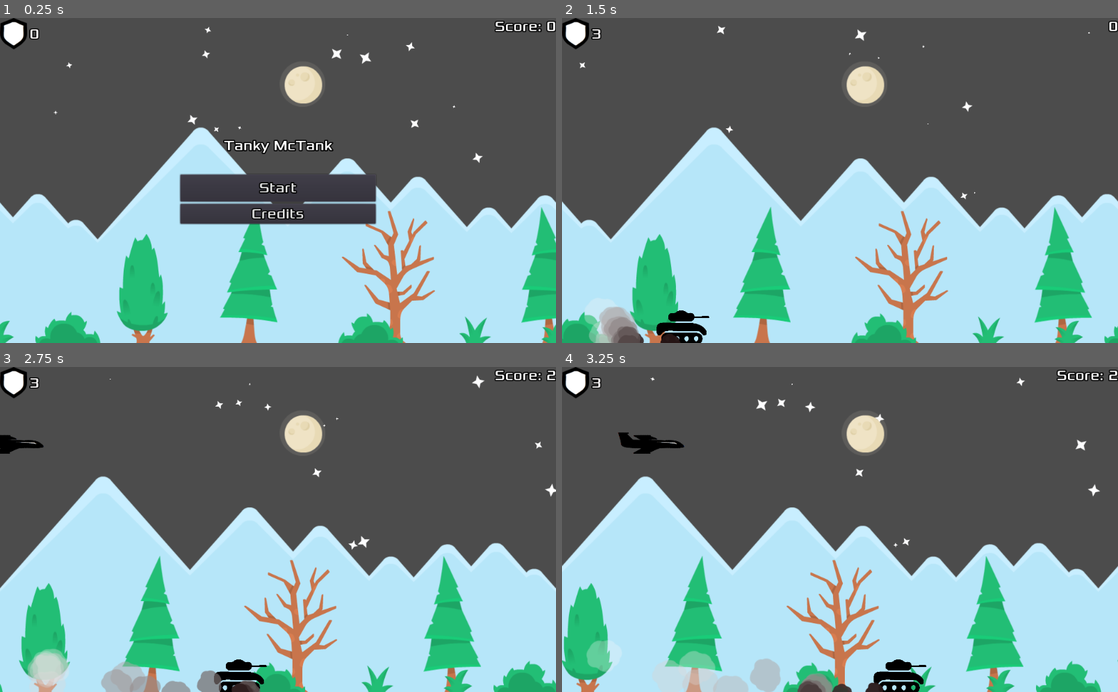
Above: before the commit, frames 1-4 (two rows, left to right).
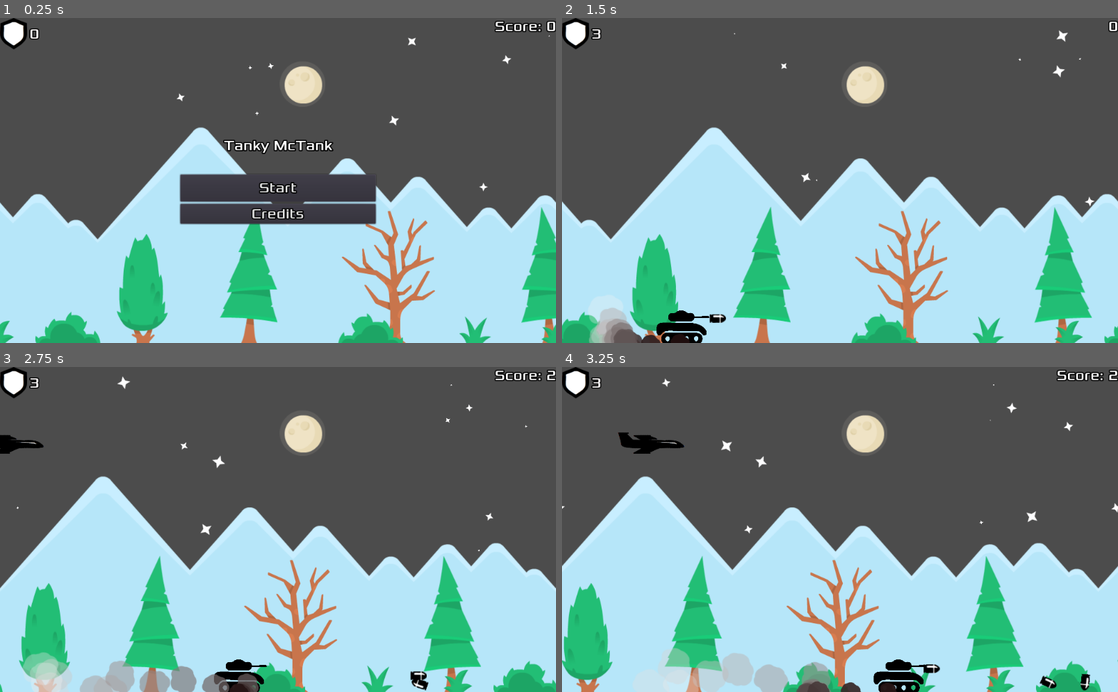
Above: after the commit, the same moments.

Repository: balmeidaa/tanky-tank
Game: Godot game, scene res://Main.tscn
The game is run twice, just before and just after one commit, with the same random seed, the same clock (stepped at 60 frames per second) and the same inputs.
Inputs:
- Up to frame 1 (0.25 s): no input
- Up to frame 2 (1.5 s): click "Start" at 0.5 s; tap Enter (ui_accept) at 1.25 s; hold Right (ui_right) from 1.28 s (still down); hold Enter (ui_accept) from 1.28 s (still down)
- Up to frame 3 (2.75 s): release Right (ui_right) at 2.03 s; release Enter (ui_accept) at 2.03 s; hold Down (ui_down) from 2.03 s (still down); tap Enter (ui_accept) at 2.1, 2.27, 2.57 s
- Up to frame 4 (3.25 s): release Down (ui_down) at 2.78 s; hold Right (ui_right) from 2.78 s (still down); hold Enter (ui_accept) from 2.78 s (still down)

The runs differ from the first frame. In frame 1, 0.3% of the frame differs, in the area x 9-99%, y 2-54%; in frame 2, 0.9%; in frame 3, 1.9%; in frame 4, 2.5%, in the area x 0-100%, y 3-100%.

Commit message:
Added tank shooting

Diff:
--- a/Bomb.tscn
+++ b/Bomb.tscn
@@ -7,10 +7,12 @@
 radius = 11.5066
 height = 34.3049
 
-[node name="Bomb" type="RigidBody2D"]
+[node name="Bomb" type="RigidBody2D" groups=[
+"Bomb",
+]]
 rotation = -0.785398
 collision_layer = 4
-collision_mask = 10
+collision_mask = 74
 mass = 10.0
 gravity_scale = 5.0
 contact_monitor = true
--- a/Bomber.gd
+++ b/Bomber.gd
@@ -1,4 +1,4 @@
-extends RigidBody2D
+extends "res://Bomb.gd"
 
 const Bomb = preload("res://Bomb.tscn")
 onready var dropPoint := $DropPoint
@@ -7,7 +7,7 @@
 
 
 
-func _on_VisibilityNotifier2D_viewport_exited(viewport):
+func _on_VisibilityNotifier2D_viewport_exited(_viewport):
     queue_free()
 
 
@@ -22,4 +22,9 @@
 
 
 func _on_RadarCollision_body_entered(body):
-    drop_bomb()
+     if body.is_in_group("Player"):
+         call_deferred("drop_bomb")
+
+
+func _on_Area2D_body_entered(body):
+    explode()
--- a/Bomber.tscn
+++ b/Bomber.tscn
@@ -16,7 +16,7 @@
 gravity_scale = 0.0
 script = ExtResource( 2 )
 
-[node name="Plane" type="Sprite" parent="."]
+[node name="Sprite" type="Sprite" parent="."]
 position = Vector2( 0, -1 )
 scale = Vector2( 0.4, 0.3 )
 texture = ExtResource( 1 )
@@ -42,7 +42,20 @@
 
 [node name="AudioStreamPlayer" type="AudioStreamPlayer" parent="."]
 stream = ExtResource( 3 )
+volume_db = -5.0
 autoplay = true
-[connection signal="area_entered" from="RadarCollision" to="." method="_on_RadarCollision_area_entered"]
-[connection signal="area_exited" from="RadarCollision" to="." method="_on_RadarCollision_area_exited"]
+
+[node name="Area2D" type="Area2D" parent="."]
+collision_layer = 16
+collision_mask = 64
+
+[node name="CollisionShape2D" type="CollisionShape2D" parent="Area2D"]
+position = Vector2( -1, 0 )
+scale = Vector2( 0.5, 0.3 )
+shape = SubResource( 1 )
+
+[node name="ExplosionPosition" type="Position2D" parent="."]
+
+[node name="Timer" type="Timer" parent="."]
 [connection signal="body_entered" from="RadarCollision" to="." method="_on_RadarCollision_body_entered"]
+[connection signal="body_entered" from="Area2D" to="." method="_on_Area2D_body_entered"]
--- /dev/null
+++ b/Bullet.gd
@@ -0,0 +1,11 @@
+extends RigidBody2D
+
+
+
+func _on_Timer_timeout():
+    call_deferred("queue_free")
+
+
+func _on_Area2D_body_entered(body):
+    if is_in_group("Ground"):
+        call_deferred("queue_free")
--- /dev/null
+++ b/Bullet.tscn
@@ -0,0 +1,37 @@
+[gd_scene load_steps=4 format=2]
+
+[ext_resource path="res://assets/bullet.png" type="Texture" id=1]
+[ext_resource path="res://Bullet.gd" type="Script" id=2]
+
+[sub_resource type="CapsuleShape2D" id=1]
+radius = 12.3724
+height = 7.00965
+
+[node name="Bullet" type="RigidBody2D"]
+scale = Vector2( 0.7, 0.7 )
+collision_layer = 64
+collision_mask = 22
+script = ExtResource( 2 )
+
+[node name="Sprite" type="Sprite" parent="."]
+texture = ExtResource( 1 )
+
+[node name="CollisionShape2D" type="CollisionShape2D" parent="."]
+rotation = 1.5708
+shape = SubResource( 1 )
+
+[node name="Area2D" type="Area2D" parent="." groups=[
+"Bullet",
+]]
+collision_layer = 22
+
+[node name="CollisionShape2D" type="CollisionShape2D" parent="Area2D"]
+rotation = 1.5708
+shape = SubResource( 1 )
+
+[node name="Timer" type="Timer" parent="."]
+wait_time = 5.0
+one_shot = true
+autostart = true
+[connection signal="body_entered" from="Area2D" to="." method="_on_Area2D_body_entered"]
+[connection signal="timeout" from="Timer" to="." method="_on_Timer_timeout"]
--- /dev/null
+++ b/DustTrail.tscn
@@ -0,0 +1,43 @@
+[gd_scene load_steps=7 format=2]
+
+[ext_resource path="res://assets/puff.png" type="Texture" id=1]
+
+[sub_resource type="Gradient" id=1]
+offsets = PoolRealArray( 0, 0.996979 )
+colors = PoolColorArray( 0.128906, 0.0599213, 0.0599213, 1, 0.996078, 0.996078, 0.996078, 0.282353 )
+
+[sub_resource type="GradientTexture" id=2]
+gradient = SubResource( 1 )
+
+[sub_resource type="Curve" id=3]
+_data = [ Vector2( 0.00877193, 0.572727 ), 0.0, 0.0, 0, 0, Vector2( 0.988304, 1 ), -0.633332, 0.0, 0, 0 ]
+
+[sub_resource type="CurveTexture" id=4]
+curve = SubResource( 3 )
+
+[sub_resource type="ParticlesMaterial" id=5]
+flag_disable_z = true
+direction = Vector3( -200, 0, 0 )
+spread = 30.0
+gravity = Vector3( 0, -20, 0 )
+initial_velocity = 100.0
+initial_velocity_random = 0.3
+angular_velocity = 10.0
+angular_velocity_random = 0.3
+orbit_velocity = 0.0
+orbit_velocity_random = 0.0
+damping = 5.0
+angle = 180.0
+angle_random = 0.5
+scale_curve = SubResource( 4 )
+color_ramp = SubResource( 2 )
+
+[node name="DustTrail" type="Particles2D"]
+position = Vector2( -5.58667, 74.0237 )
+amount = 15
+lifetime = 2.0
+preprocess = 1.5
+randomness = 0.5
+local_coords = false
+process_material = SubResource( 5 )
+texture = ExtResource( 1 )
--- a/Kamikaze.tscn
+++ b/Kamikaze.tscn
@@ -22,7 +22,7 @@
 
 [node name="Area2D" type="Area2D" parent="."]
 collision_layer = 16
-collision_mask = 34
+collision_mask = 98
 
 [node name="CollisionShape2D" type="CollisionShape2D" parent="Area2D"]
 shape = SubResource( 1 )
@@ -33,5 +33,6 @@
 
 [node name="AudioStreamPlayer" type="AudioStreamPlayer" parent="."]
 stream = ExtResource( 3 )
+volume_db = -5.0
 autoplay = true
 [connection signal="body_entered" from="Area2D" to="." method="_on_Area2D_body_entered"]
--- a/Main.gd
+++ b/Main.gd
@@ -1,8 +1,8 @@
 extends Node2D
 
+const Tank = preload("res://Tank.tscn")
 const Bomber = preload("res://Bomber.tscn")
 const Kamikaze = preload("res://Kamikaze.tscn")
-
 
 onready var credits_container := $Menu/Credits
 onready var life_label := $Margin/Container/containerHP/life
@@ -13,35 +13,32 @@
 var scroll_speed := 1.2
 
 var score := 0
-var life_points := 0
+var life_points := 3
 var rng = RandomNumberGenerator.new()
 
 func stop():
     score_timer.stop()
-    $Tween.interpolate_property($Player, "modulate",
-    Color(1, 1, 1, 1), Color(1, 1, 1, 0), 0.1,
-    $Tween.TRANS_QUINT, Tween.EASE_IN)
-    $Tween.start()
+    $Player.hide()
     $ScoreTimer.stop()
     $BomberTimer.stop()
     $KamikazeTimer.stop()
+    $TankTimer.stop()
     $Menu.show()
-
+    get_tree().call_group("Tank", "queue_free")
 
 func start():
     score = 0
     life_points = 3
+
     $Player.position = $StartPoint.position
     $Player.show()
     score_label.text = String(score)
     life_label.text = String(life_points)
     $ScoreTimer.start()
+    $TankTimer.start()
     $BomberTimer.start()
     $KamikazeTimer.start()
-    $Tween.interpolate_property($Player, "modulate",
-    Color(1, 1, 1, 0), Color(1, 1, 1, 1), 0.5,
-    $Tween.TRANS_QUINT, Tween.EASE_IN)
-    $Tween.start()
+
 
 func _ready():
     credits_container.hide()
@@ -51,6 +48,9 @@
     stop()
 
 func _process(_delta):
+    if life_points <= 0:
+        $Menu/MenuContainer/Label.text = "Time Survived: " + String(score)
+        stop()
     paralax.offset.x-=scroll_speed
     if paralax.offset.x <= -1024:
         paralax.offset.x = 0
@@ -67,7 +67,7 @@
     bomber.position.y = rand_range(50, 200)
     if direction > 0:
         bomber.position.x = 1024
-        bomber.get_node("Plane").scale.x =  bomber.get_node("Plane").scale.x * -1
+        bomber.get_node("Sprite").scale.x =  bomber.get_node("Sprite").scale.x * -1
     else:
          bomber.position.x = -30
 
@@ -90,11 +90,7 @@
 
 
 func update_player_hit_points():
-
-    if life_points == 0:
-        $Menu/MenuContainer/Label.text = "Game Over"
-        stop()
-    else:
+    if life_points > 0:
         life_points -= 1
         life_label.text = String(life_points)
 
@@ -119,3 +115,13 @@
 func _on_Back_pressed():
     credits_container.hide()
     $Menu/MenuContainer.show()
+
+
+func _on_TankTimer_timeout():
+    var offset_x = 1040
+    var initial_y = 572
+    var tank = Tank.instance()
+    add_child(tank)
+    tank.scale = Vector2(0.1, 0.1)
+    tank.position = Vector2(offset_x, initial_y)
+    tank.linear_velocity = Vector2(rand_range(tank.min_speed, tank.max_speed), 0)
--- a/Main.tscn
+++ b/Main.tscn
@@ -1,8 +1,7 @@
-[gd_scene load_steps=10 format=2]
+[gd_scene load_steps=9 format=2]
 
 [ext_resource path="res://ParallaxBackground.tscn" type="PackedScene" id=1]
 [ext_resource path="res://Player.tscn" type="PackedScene" id=2]
-[ext_resource path="res://PlayerInput.gd" type="Script" id=3]
 [ext_resource path="res://Main.gd" type="Script" id=4]
 [ext_resource path="res://assets/moonFull.png" type="Texture" id=5]
 [ext_resource path="res://assets/shield.png" type="Texture" id=6]
@@ -101,7 +100,6 @@
 ] instance=ExtResource( 2 )]
 position = Vector2( 140, 572 )
 scale = Vector2( 0.4, 0.4 )
-script = ExtResource( 3 )
 
 [node name="Camera2D" type="Camera2D" parent="."]
 position = Vector2( 508.944, 304.458 )
@@ -114,6 +112,10 @@
 
 [node name="KamikazeTimer" type="Timer" parent="."]
 wait_time = 2.5
+autostart = true
+
+[node name="TankTimer" type="Timer" parent="."]
+wait_time = 3.0
 autostart = true
 
 [node name="BomberPath" type="Path2D" parent="."]
@@ -123,7 +125,9 @@
 position = Vector2( -8, 64 )
 rotation = -1.94445e-06
 
-[node name="Ground" type="StaticBody2D" parent="."]
+[node name="Ground" type="StaticBody2D" parent="." groups=[
+"Ground",
+]]
 collision_layer = 2
 collision_mask = 4
 
@@ -148,15 +152,15 @@
 [node name="MenuContainer" type="VBoxContainer" parent="Menu"]
 margin_left = 332.0
 margin_right = 692.0
-margin_bottom = 694.0
+margin_bottom = 600.0
 rect_min_size = Vector2( 360, 600 )
 size_flags_horizontal = 4
 alignment = 1
 
 [node name="Label" type="Label" parent="Menu/MenuContainer"]
-margin_top = 267.0
+margin_top = 220.0
 margin_right = 360.0
-margin_bottom = 332.0
+margin_bottom = 285.0
 grow_horizontal = 2
 custom_fonts/font = ExtResource( 7 )
 text = "Tanky McTank
@@ -164,21 +168,22 @@
 align = 1
 
 [node name="Start" type="Button" parent="Menu/MenuContainer"]
-margin_top = 336.0
+margin_top = 289.0
 margin_right = 360.0
-margin_bottom = 386.0
+margin_bottom = 339.0
 rect_min_size = Vector2( 150, 50 )
 custom_fonts/font = ExtResource( 7 )
 text = "Start"
 
 [node name="Credits" type="Button" parent="Menu/MenuContainer"]
-margin_top = 390.0
+margin_top = 343.0
 margin_right = 360.0
-margin_bottom = 427.0
+margin_bottom = 380.0
 custom_fonts/font = ExtResource( 7 )
 text = "Credits"
 
 [node name="Credits" type="VBoxContainer" parent="Menu"]
+visible = false
 margin_left = 325.0
 margin_right = 698.0
 margin_bottom = 600.0
@@ -218,6 +223,7 @@
 text = "Back"
 [connection signal="timeout" from="BomberTimer" to="." method="_on_BomberTimer_timeout"]
 [connection signal="timeout" from="KamikazeTimer" to="." method="_on_KamikazeTimer_timeout"]
+[connection signal="timeout" from="TankTimer" to="." method="_on_TankTimer_timeout"]
 [connection signal="timeout" from="ScoreTimer" to="." method="_on_ScoreTimer_timeout"]
 [connection signal="pressed" from="Menu/MenuContainer/Start" to="." method="_on_Start_pressed"]
 [connection signal="pressed" from="Menu/MenuContainer/Credits" to="." method="_on_Credits_pressed"]
--- a/Player.tscn
+++ b/Player.tscn
@@ -1,62 +1,21 @@
-[gd_scene load_steps=10 format=2]
+[gd_scene load_steps=7 format=2]
 
 [ext_resource path="res://assets/tank.png" type="Texture" id=1]
 [ext_resource path="res://assets/turret.png" type="Texture" id=2]
-[ext_resource path="res://assets/puff.png" type="Texture" id=3]
+[ext_resource path="res://DustTrail.tscn" type="PackedScene" id=3]
+[ext_resource path="res://PlayerInput.gd" type="Script" id=4]
+[ext_resource path="res://sfx/explosion-big-02.wav" type="AudioStream" id=5]
 
 [sub_resource type="RectangleShape2D" id=1]
 extents = Vector2( 112.681, 78.8002 )
 
-[sub_resource type="Gradient" id=2]
-offsets = PoolRealArray( 0, 0.996979 )
-colors = PoolColorArray( 0.128906, 0.0599213, 0.0599213, 1, 0.996078, 0.996078, 0.996078, 0.282353 )
-
-[sub_resource type="GradientTexture" id=3]
-gradient = SubResource( 2 )
-
-[sub_resource type="Curve" id=4]
-_data = [ Vector2( 0.00877193, 0.572727 ), 0.0, 0.0, 0, 0, Vector2( 0.988304, 1 ), -0.633332, 0.0, 0, 0 ]
-
-[sub_resource type="CurveTexture" id=5]
-curve = SubResource( 4 )
-
-[sub_resource type="ParticlesMaterial" id=6]
-flag_disable_z = true
-direction = Vector3( -200, 0, 0 )
-spread = 30.0
-gravity = Vector3( 0, -20, 0 )
-initial_velocity = 100.0
-initial_velocity_random = 0.3
-angular_velocity = 10.0
-angular_velocity_random = 0.3
-orbit_velocity = 0.0
-orbit_velocity_random = 0.0
-damping = 5.0
-angle = 180.0
-angle_random = 0.5
-scale_curve = SubResource( 5 )
-color_ramp = SubResource( 3 )
-
 [node name="Player" type="StaticBody2D"]
 collision_layer = 32
 collision_mask = 20
+script = ExtResource( 4 )
 
 [node name="CollisionShape2D" type="CollisionShape2D" parent="."]
 shape = SubResource( 1 )
-
-[node name="Tank" type="Sprite" parent="."]
-scale = Vector2( 0.7, 0.7 )
-texture = ExtResource( 1 )
-
-[node name="DustTrail" type="Particles2D" parent="."]
-position = Vector2( -5.58667, 74.0237 )
-amount = 15
-lifetime = 2.0
-preprocess = 1.5
-randomness = 0.5
-local_coords = false
-process_material = SubResource( 6 )
-texture = ExtResource( 3 )
 
 [node name="Turret" type="Node2D" parent="."]
 position = Vector2( 0.307983, -52.8854 )
@@ -68,3 +27,18 @@
 
 [node name="Position2D" type="Position2D" parent="Turret"]
 position = Vector2( 130, 4 )
+
+[node name="Tank" type="Sprite" parent="."]
+scale = Vector2( 0.7, 0.7 )
+texture = ExtResource( 1 )
+
+[node name="DustTrail" parent="." instance=ExtResource( 3 )]
+
+[node name="Reload" type="Timer" parent="."]
+wait_time = 0.8
+autostart = true
+
+[node name="Shoot" type="AudioStreamPlayer" parent="."]
+stream = ExtResource( 5 )
+volume_db = -8.0
+[connection signal="timeout" from="Reload" to="." method="_on_Reload_timeout"]
--- a/PlayerInput.gd
+++ b/PlayerInput.gd
@@ -1,11 +1,14 @@
 extends StaticBody2D
 
-
+const bullet_speed := 1200
 export var speed := 400  # How fast the player will move (pixels/sec).
 var speed_rotation := 5.0
 var screen_size  # Size of the game window.
 onready  var turret := $Turret
 onready var dust_trail := $DustTrail
+const Bullet = preload("res://Bullet.tscn")
+var is_reloading := false
+
 # Called when the node enters the scene tree for the first time.
 func _ready():
     screen_size = get_viewport_rect().size
@@ -28,6 +31,12 @@
         turret_angle += speed_rotation
     if Input.is_action_pressed("ui_up"):
         turret_angle -= speed_rotation
+
+    if Input.is_action_pressed("ui_accept"):
+        if not is_reloading:
+            is_reloading = true
+            shoot()
+
     if velocity.length() > 0:
         velocity = velocity.normalized() * speed
         dust_trail.process_material.set("direction", new_particle_direction )
@@ -38,3 +47,19 @@
 
     position += velocity * delta
     position.x = clamp(position.x, 50, screen_size.x-60)
+
+
+func shoot():
+    $Reload.start()
+    $Shoot.play()
+    var muzzle = turret.get_node("Position2D")
+    var bullet = Bullet.instance()
+    owner.add_child(bullet)
+    bullet.transform = muzzle.global_transform
+    bullet.apply_central_impulse(bullet.transform.x * bullet_speed)
+
+
+
+
+func _on_Reload_timeout():
+    is_reloading = false
--- /dev/null
+++ b/Tank.gd
@@ -0,0 +1,18 @@
+extends "res://Bomb.gd"
+
+export var min_speed = -400  # Minimum speed range.
+export var max_speed = -550  # Maximum speed range.
+
+func _ready():
+    var new_particle_direction = $DustTrail.process_material.get("direction")
+    $DustTrail.process_material.set("direction", -new_particle_direction )
+
+
+func _on_Area2D_body_entered(body):
+
+    if body.is_in_group("Player"):
+        $Crash.play()
+        PlayerEventHandler.update_player_health()
+
+    $TrackLoop.stop()
+    explode()
--- /dev/null
+++ b/Tank.tscn
@@ -0,0 +1,49 @@
+[gd_scene load_steps=7 format=2]
+
+[ext_resource path="res://assets/enemy_tank.png" type="Texture" id=1]
+[ext_resource path="res://Tank.gd" type="Script" id=2]
+[ext_resource path="res://DustTrail.tscn" type="PackedScene" id=3]
+[ext_resource path="res://sfx/tank_track.wav" type="AudioStream" id=4]
+[ext_resource path="res://sfx/car-crash.wav" type="AudioStream" id=5]
+
+[sub_resource type="RectangleShape2D" id=1]
+extents = Vector2( 45, 27 )
+
+[node name="Tank" type="RigidBody2D" groups=[
+"Tank",
+]]
+collision_layer = 16
+collision_mask = 74
+script = ExtResource( 2 )
+
+[node name="CollisionShape2D" type="CollisionShape2D" parent="."]
+position = Vector2( 3, 4 )
+shape = SubResource( 1 )
+
+[node name="Sprite" type="Sprite" parent="."]
+texture = ExtResource( 1 )
+
+[node name="Area2D" type="Area2D" parent="."]
+collision_layer = 16
+collision_mask = 8
+
+[node name="CollisionShape2D" type="CollisionShape2D" parent="Area2D"]
+position = Vector2( 3, 4 )
+shape = SubResource( 1 )
+
+[node name="DustTrail" parent="." instance=ExtResource( 3 )]
+position = Vector2( 2, 29 )
+scale = Vector2( 0.5, 0.5 )
+
+[node name="ExplosionPosition" type="Position2D" parent="."]
+position = Vector2( 2, 12 )
+
+[node name="Timer" type="Timer" parent="."]
+
+[node name="TrackLoop" type="AudioStreamPlayer" parent="."]
+stream = ExtResource( 4 )
+autoplay = true
+
+[node name="Crash" type="AudioStreamPlayer" parent="."]
+stream = ExtResource( 5 )
+[connection signal="body_entered" from="Area2D" to="." method="_on_Area2D_body_entered"]
Binary file changed: assets/bullet.png
Binary file changed: assets/enemy_tank.png
Not shown, added: sfx/car-crash.wav
Not shown, changed: sfx/tank_track.wav
